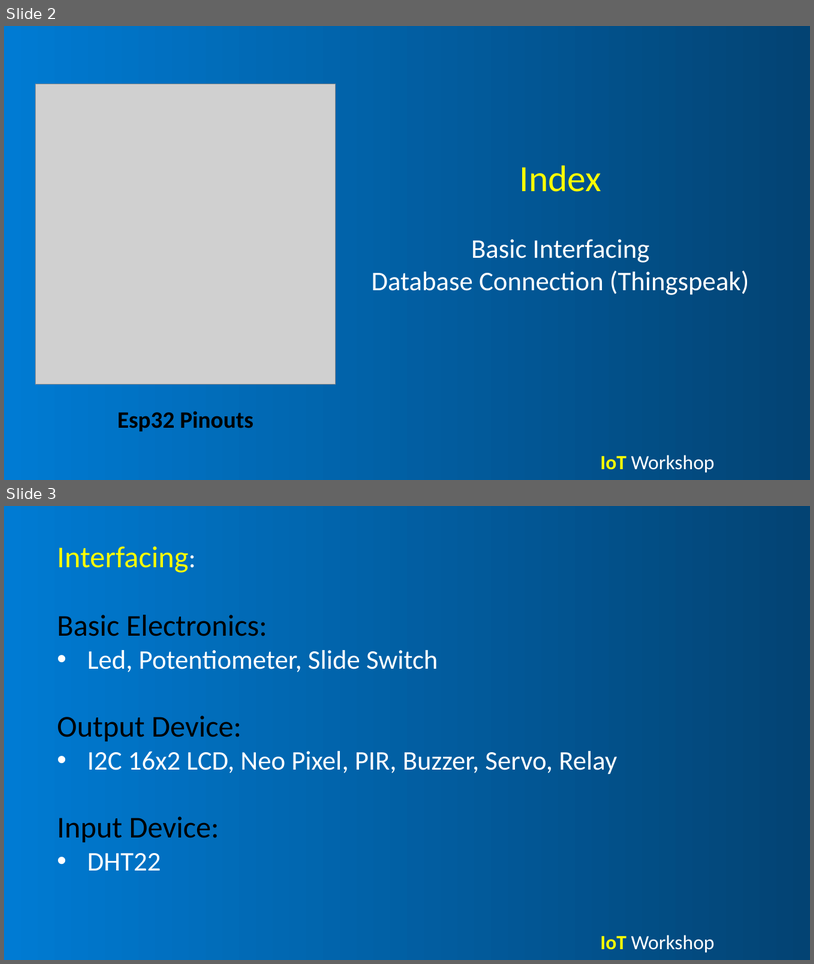
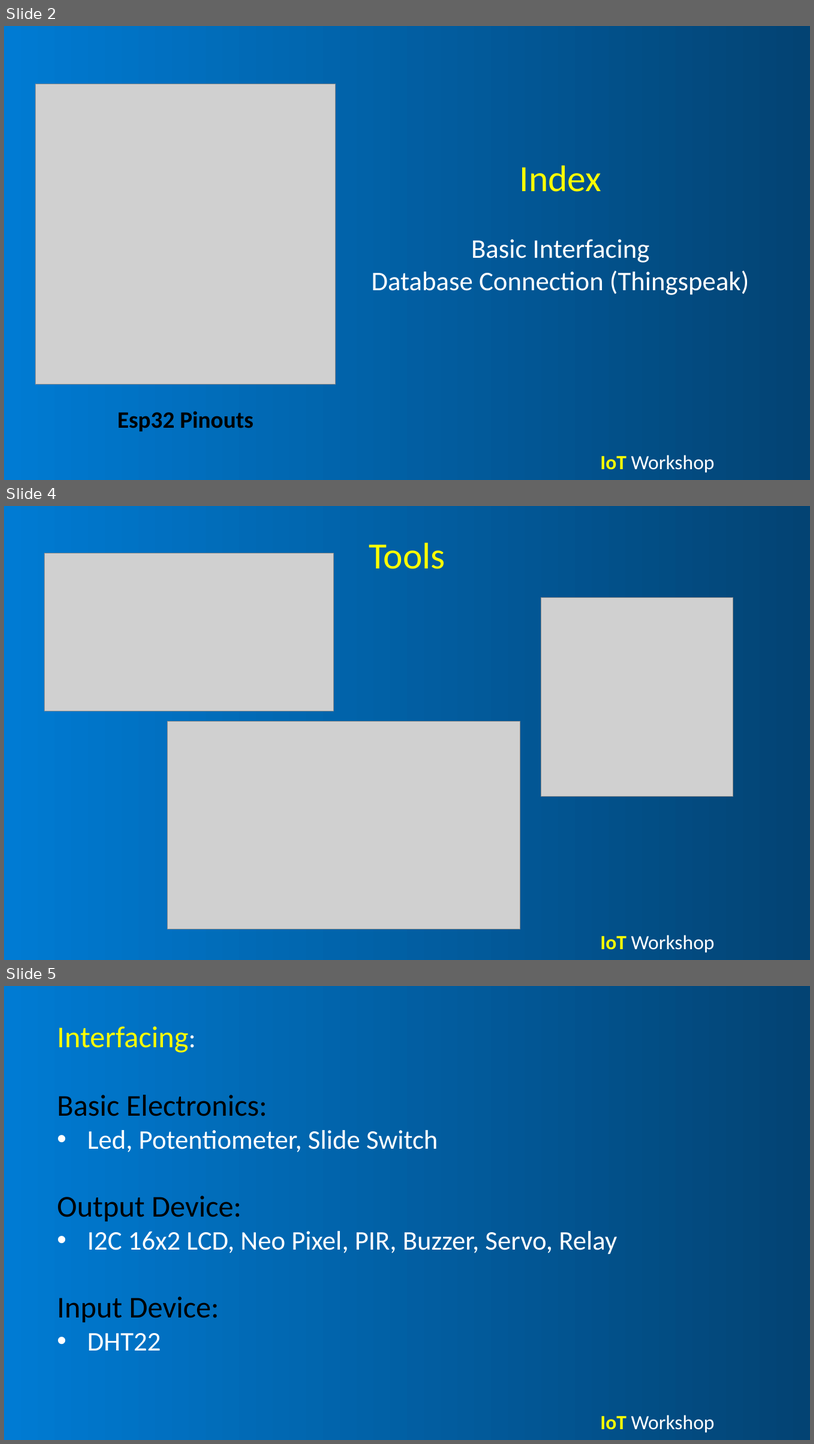
Before and after one commit to AtharvaPawar456/IoT-Workshop---ESP32, a slide deck: IoT Workshop.pptx. Shown one above the other, each under a label of ours: slides 2 and 3 before the commit, slides 2, 4 and 5 after it; the slides between them are not shown. The pictures are 814x964 and 814x1444 pixels, drawn with LibreOffice and Linux fonts; fonts in the diff are those of the drawing; grey boxes stand for pictures. Boxes give left, top, right and bottom in pixels: in the first picture for what was removed or moved away, otherwise in the second. Text is boxed around its words. In the diff, an @@ line names an element or a change of style, - is before the commit and + after.

```diff
--- a/IoT Workshop.pptx
+++ b/IoT Workshop.pptx
@@ slide 4 added at (x1=4, y1=506, x2=810, y2=960), background gradient #007BD3 to #034373 @@
@@ picture added at (x1=45, y1=553, x2=335, y2=711) @@
@@ text added at (x1=369, y1=543, x2=446, y2=569), 44 pt, text #FFFF00 @@
+Tools
@@ picture added at (x1=541, y1=597, x2=734, y2=796) @@
@@ picture added at (x1=167, y1=721, x2=521, y2=929) @@
@@ subtitle added at (x1=600, y1=934, x2=715, y2=952), 24 pt, text #FFFFFF @@
+IoT Workshop
@@ what was slide 3 is now slide 5 @@
```
Also in this commit, not shown: 2 slides changed, 1 other slide added, 2 other files.
